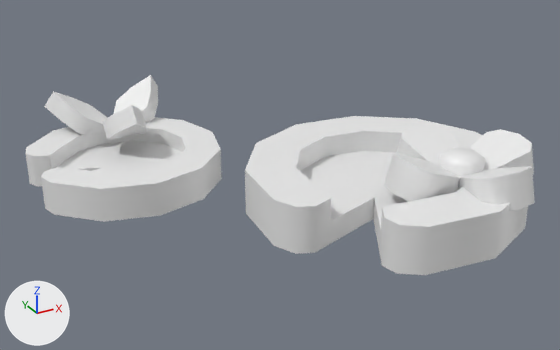
Before and after pictures for a commit that changed the glTF model assets/myassets/lilywater.glb.
Camera for both pictures: a 50 mm lens placed at (-0.221, -0.679, 0.312), pointed at (0.1, -0.096, 0.02). Arrows for +X, +Y and +Z are at lower left; the lights stay in place. The picture after the commit comes second. Where no turn or scale is listed for an object, it has been applied to the vertices.

The first picture shows 'Node1'.
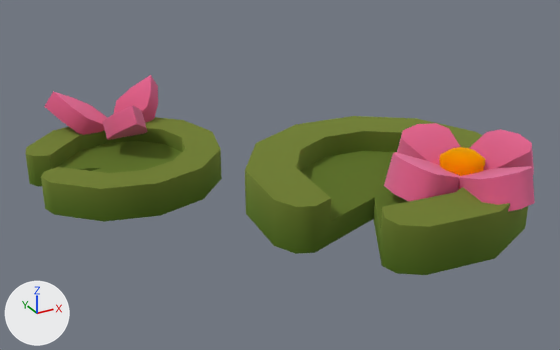
Location of each change, [x1, y1, x2, y2] in pixels of the pictures (560 x 350 px):
'Node1', surface changed (white to green)
    both: [25, 75, 535, 275]

Patch to the scene script:
```diff
--- a/assets/myassets/lilywater.glb.py
+++ b/assets/myassets/lilywater.glb.py
@@ img_image_0 @@
+img_image_0 = load_image('Image_0', '_unpacked/Image_0', 512, 512, 'sRGB')
@@ mat_x1 @@
 mat_x1 = principled_material('x1')
-mat_x1.base_color = (0.85, 0.85, 0.85)  # white #ededed
-mat_x1.metallic = 0.05
+mat_x1.texture = img_image_0
+mat_x1.metallic = 1.0
+mat_x1.roughness = 1.0
```
